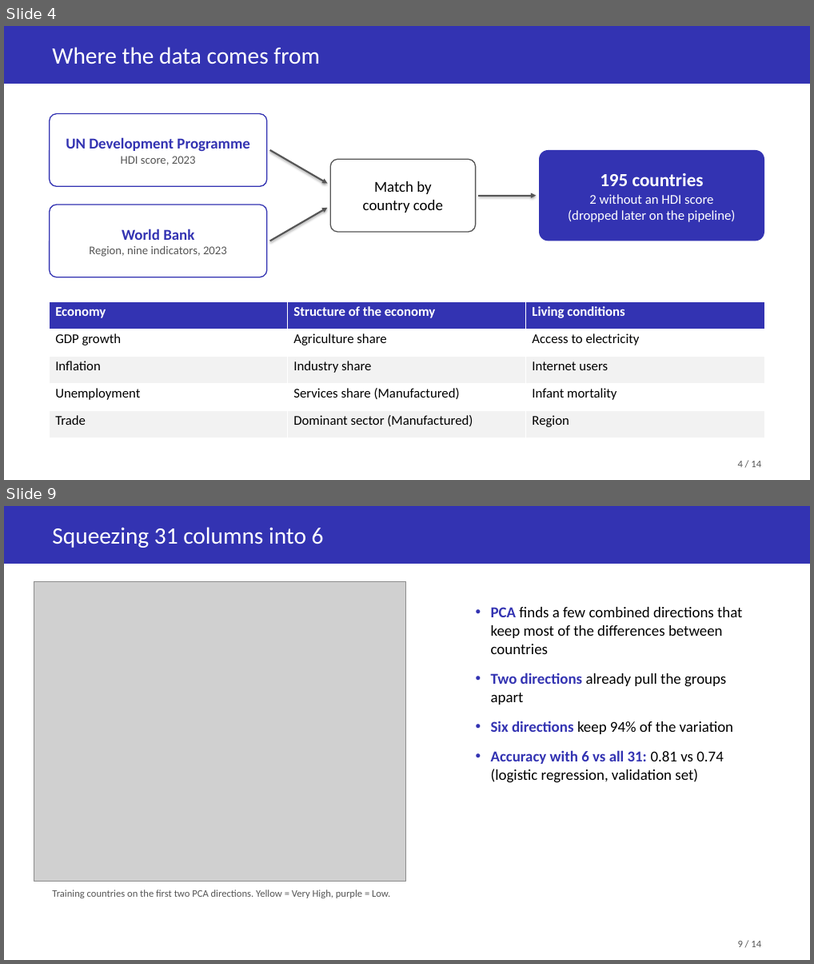
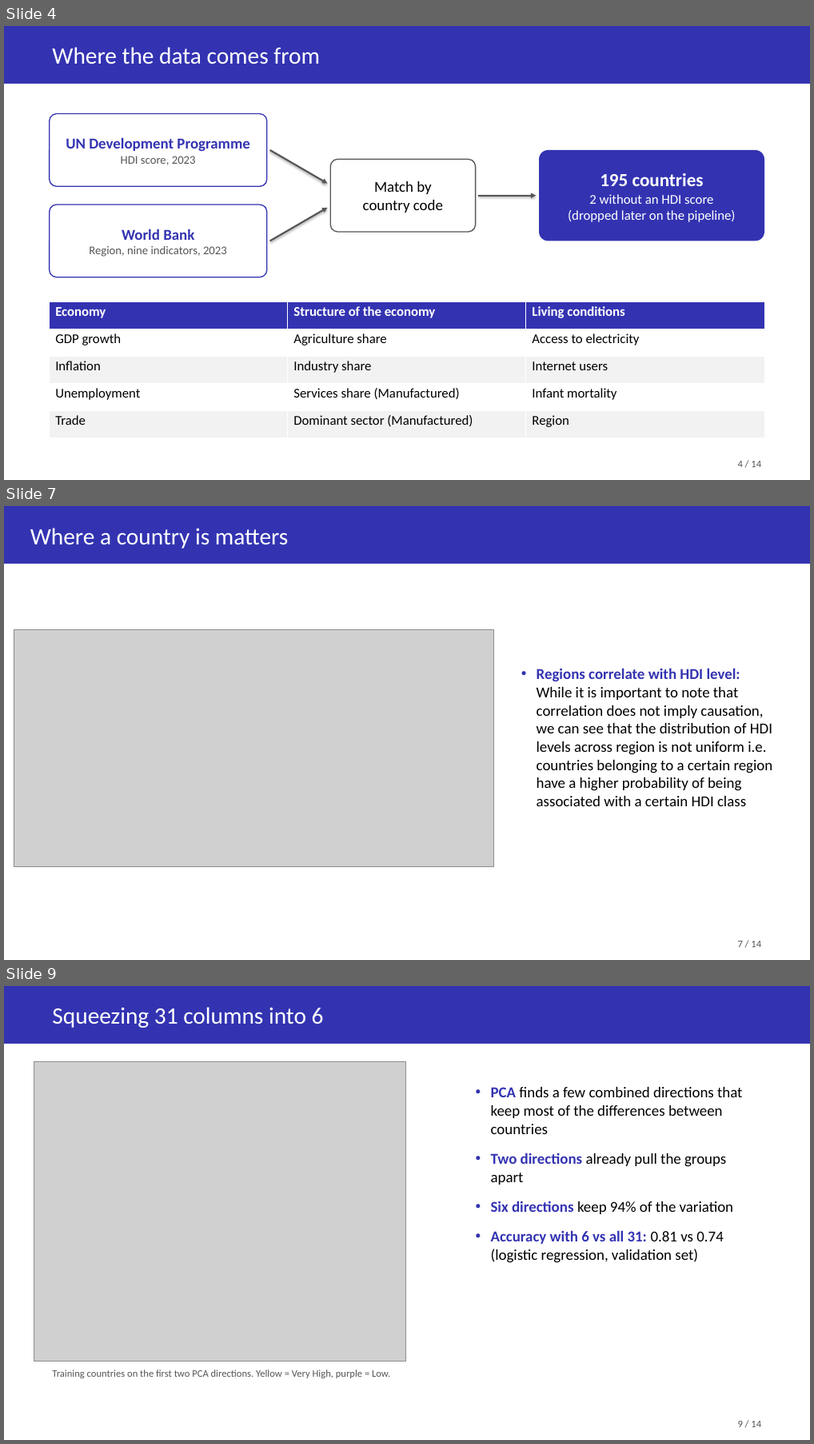
Before and after one commit to Soemon007/DS203_GroupProject, a slide deck: deliverables/DS203_Slides.pptx. Shown one above the other, each under a label of ours: slides 4 and 9 before the commit, slides 4, 7 and 9 after it; the slides between them are not shown. The pictures are 814x964 and 814x1444 pixels, drawn with LibreOffice and Linux fonts; fonts in the diff are those of the drawing; grey boxes stand for pictures. Boxes give left, top, right and bottom in pixels: in the first picture for what was removed or moved away, otherwise in the second. Text is boxed around its words. In the diff, an @@ line names an element or a change of style, - is before the commit and + after.

```diff
--- a/deliverables/DS203_Slides.pptx
+++ b/deliverables/DS203_Slides.pptx
@@ slide 7 added at [4, 506, 810, 960], background #FFFFFF @@
@@ rectangle added at [4, 506, 810, 564], fill #3333B2 @@
@@ text added at [30, 528, 288, 548], 28 pt, text #FFFFFF @@
+Where a country is matters
@@ picture added at [14, 629, 494, 867] @@
@@ text added at [537, 668, 774, 806], 18 pt, text #000000 @@
+• Regions correlate with HDI level: While it is important to note that correlation does not imply causation, we can see that the distribution of HDI levels across region is not uniform i.e. countries belonging to a certain region have a higher probability of being associated with a certain HDI class
@@ text added at [738, 940, 762, 947], 12 pt, text #555555 @@
+7 / 14
```
Also in this commit, not shown: 7 slides changed, 1 slide removed.
